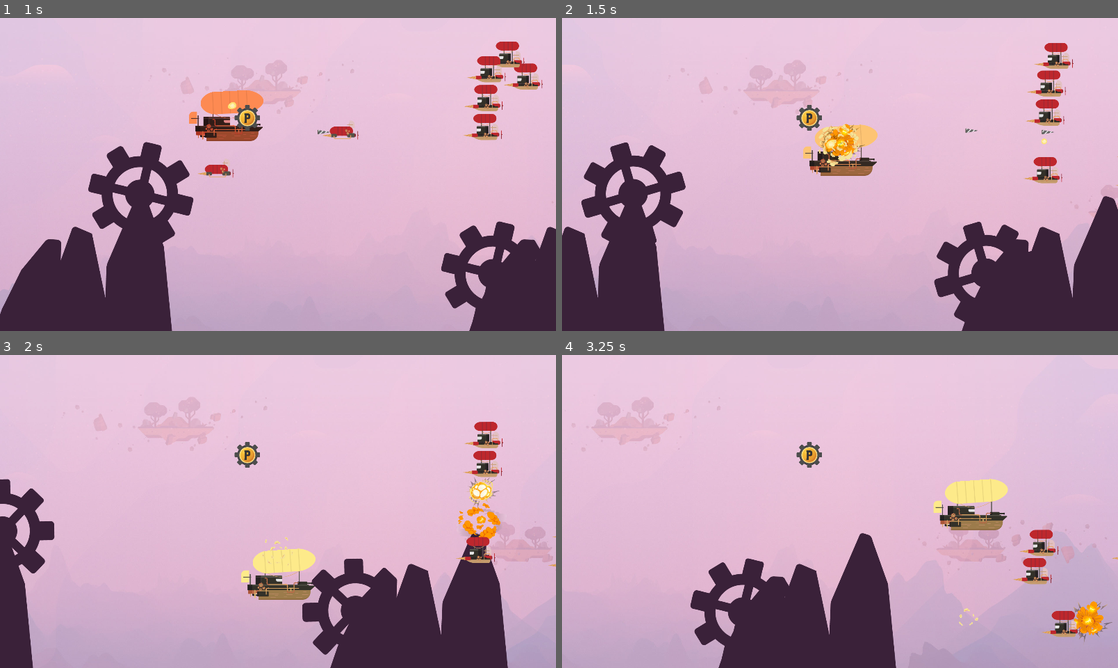
Above: before the commit, frames 1-4 (two rows, left to right).
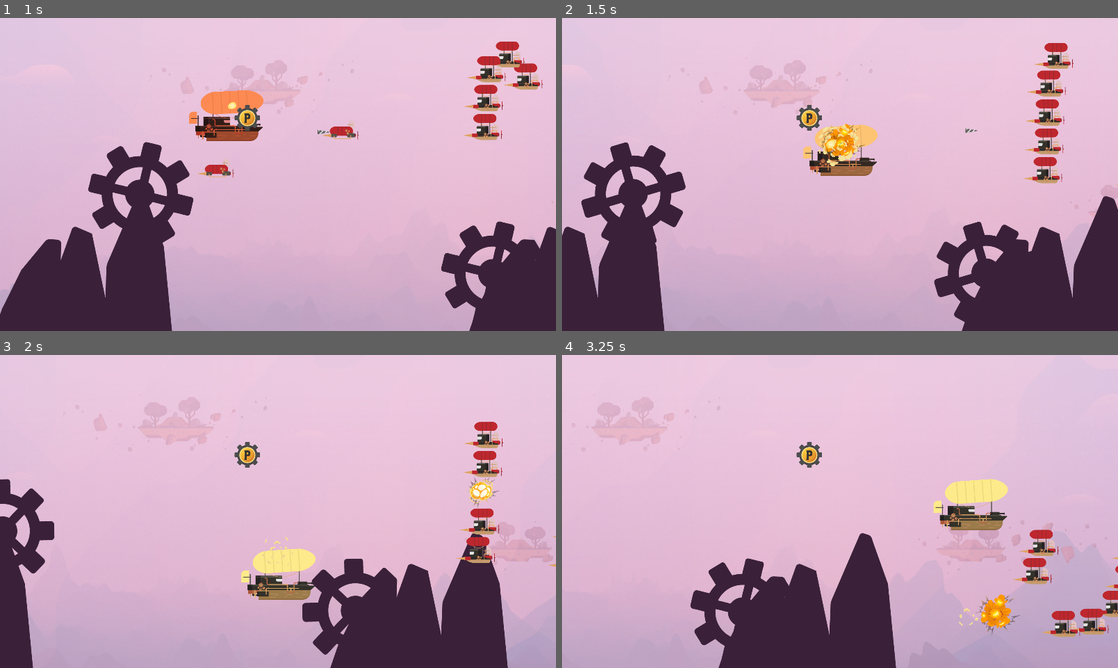
Above: after the commit, the same moments.

Repository: danielmiranda0099/godot_plz_shootEmUp
Game: Godot game, scene res://Scenes/Nivel 1.tscn
The game is run twice, just before and just after one commit, with the same random seed, the same clock (stepped at 60 frames per second) and the same inputs.
Inputs (mouse positions are in pixels of both pictures, inside the frame that each line leads up to):
- Up to frame 1 (1 s): move the mouse to (400, 158) at 0.52 s; press the mouse at (400, 158) at 0.53 s; hold D (move_right) from 0.53 s (still down)
- Up to frame 2 (1.5 s): move the mouse to (728, 190) at 1.27 s; release D (move_right) at 1.28 s; release the mouse at (728, 190) at 1.28 s; hold S (move_down) from 1.28 s (still down); click (728, 190) at 1.35 s
- Up to frame 3 (2 s): keep holding S (move_down)
- Up to frame 4 (3.25 s): move the mouse to (895, 442) at 2.02 s; release S (move_down) at 2.03 s; press the mouse at (895, 442) at 2.03 s; hold D (move_right) 2.03-2.78 s; move the mouse to (812, 574) at 2.77 s; release the mouse at (812, 574) at 2.78 s; hold W (move_up) from 2.78 s (still down); click (812, 574) at 2.85 s

Frame 1 is identical in both runs. In frame 2, 0.3% of the frame differs, in the area x 83-91%, y 35-44%; in frame 3, 0.5%; in frame 4, 1.2%, in the area x 74-100%, y 67-92%.

Commit message:
[OPTIMIZE] Memory Cleaning Normal and Special Shot

Diff:
--- a/Scenes/Disparo.tscn
+++ b/Scenes/Disparo.tscn
@@ -54,7 +54,7 @@
 radius = 5.39866
 height = 20.25
 
-[node name="RigidBody2D" type="RigidBody2D"]
+[node name="Disparo" type="RigidBody2D"]
 position = Vector2( 22.2363, 104.988 )
 mode = 2
 gravity_scale = 0.0
@@ -79,4 +79,8 @@
 position = Vector2( -0.267262, -0.0402012 )
 rotation = 1.5708
 shape = SubResource( 10 )
+
+[node name="VisibilityNotifier2D" type="VisibilityNotifier2D" parent="."]
+position = Vector2( -27.375, 1.125 )
 [connection signal="area_entered" from="Area2D" to="." method="_on_Area2D_area_entered"]
+[connection signal="screen_exited" from="VisibilityNotifier2D" to="." method="_on_VisibilityNotifier2D_screen_exited"]
--- a/Scenes/DisparoEspecial.tscn
+++ b/Scenes/DisparoEspecial.tscn
@@ -1,8 +1,11 @@
-[gd_scene load_steps=2 format=2]
+[gd_scene load_steps=3 format=2]
 
 [ext_resource path="res://Scenes/Disparo.tscn" type="PackedScene" id=1]
+[ext_resource path="res://Scripts/DisparoEspecial.gd" type="Script" id=2]
 
 [node name="DisparoEspecial" type="Node2D"]
+position = Vector2( 90.6476, 113.871 )
+script = ExtResource( 2 )
 
 [node name="RigidBody2D" parent="." instance=ExtResource( 1 )]
 position = Vector2( 0, -100 )
@@ -12,3 +15,7 @@
 
 [node name="RigidBody2D3" parent="." instance=ExtResource( 1 )]
 position = Vector2( 0, 100 )
+
+[node name="VisibilityNotifier2D2" type="VisibilityNotifier2D" parent="RigidBody2D3"]
+position = Vector2( -69.5, -104.5 )
+[connection signal="screen_exited" from="RigidBody2D3/VisibilityNotifier2D2" to="." method="_on_VisibilityNotifier2D2_screen_exited"]
--- a/Scripts/Disparo.gd
+++ b/Scripts/Disparo.gd
@@ -6,3 +6,8 @@
 	if area.is_in_group("Enemigo"):
 		Global.add_puntos(area.puntos)
 		area.set_explosion()
+		queue_free()
+
+
+func _on_VisibilityNotifier2D_screen_exited():
+	queue_free()
--- /dev/null
+++ b/Scripts/DisparoEspecial.gd
@@ -0,0 +1,5 @@
+extends Node2D
+
+
+func _on_VisibilityNotifier2D2_screen_exited():
+	queue_free()
